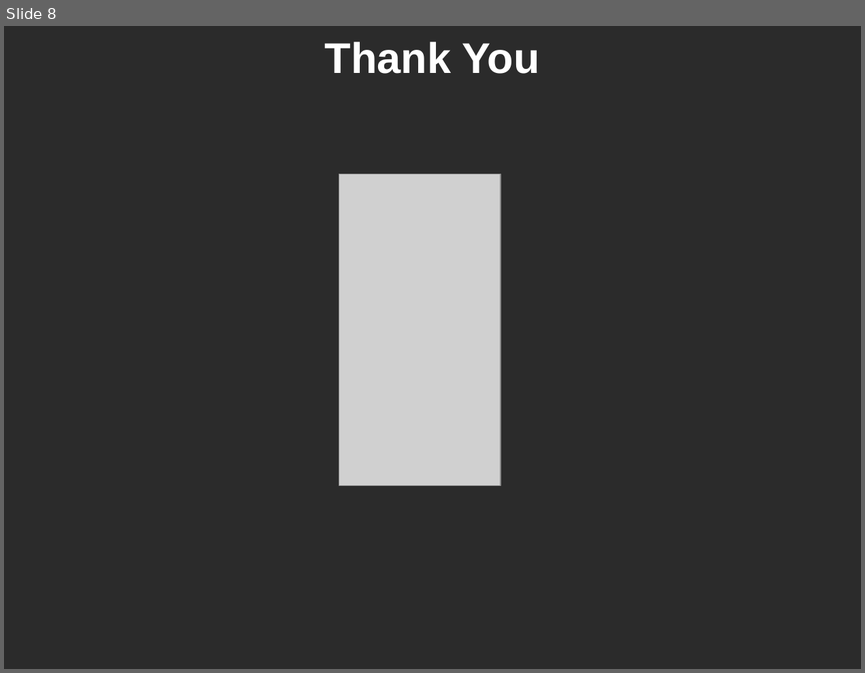
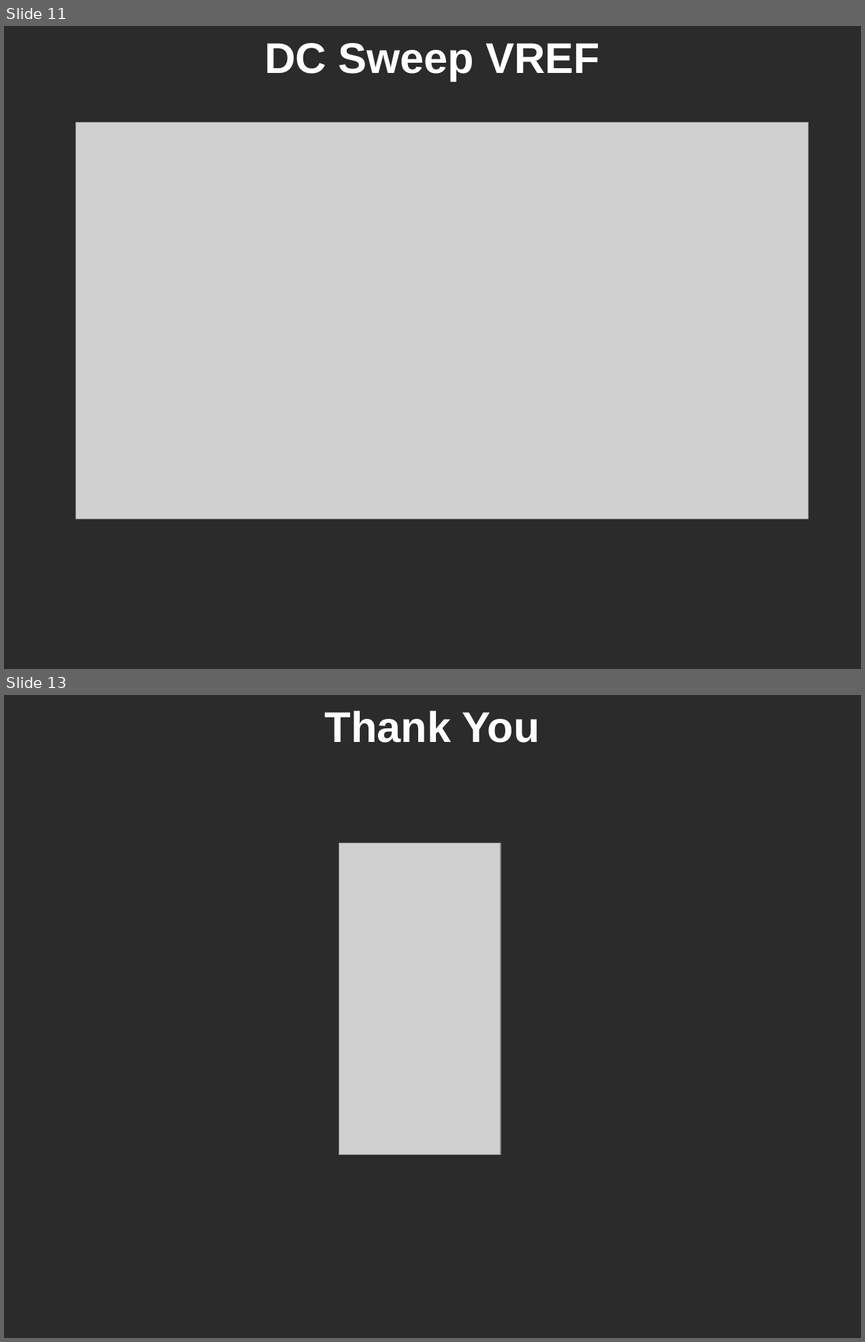
Before and after one commit to ominux/ece532, a slide deck: project/april_11/john.pptx. Shown one above the other, each under a label of ours: slide 8 before the commit, slides 11 and 13 after it; the slides between them are not shown. The pictures are 865x673 and 865x1342 pixels, drawn with LibreOffice and Linux fonts; fonts in the diff are those of the drawing; grey boxes stand for pictures; background and template pictures are left out; a plain dark background stands for a picture behind light text. Boxes give left, top, right and bottom in pixels: in the first picture for what was removed or moved away, otherwise in the second. Text is boxed around its words. In the diff, an @@ line names an element or a change of style, - is before the commit and + after.

```diff
--- a/project/april_11/john.pptx
+++ b/project/april_11/john.pptx
@@ slide 11 added at (x1=4, y1=26, x2=861, y2=669), background picture (left out) @@
@@ text added at (x1=264, y1=43, x2=600, y2=80), 36 pt, text #FFFFFF, bold @@
+DC Sweep VREF
@@ picture added at (x1=76, y1=122, x2=808, y2=518) @@
@@ what was slide 8 is now slide 13 @@
```
Also in this commit, not shown: 1 slide changed, 6 other slides added, 2 slides removed, 8 other files.
